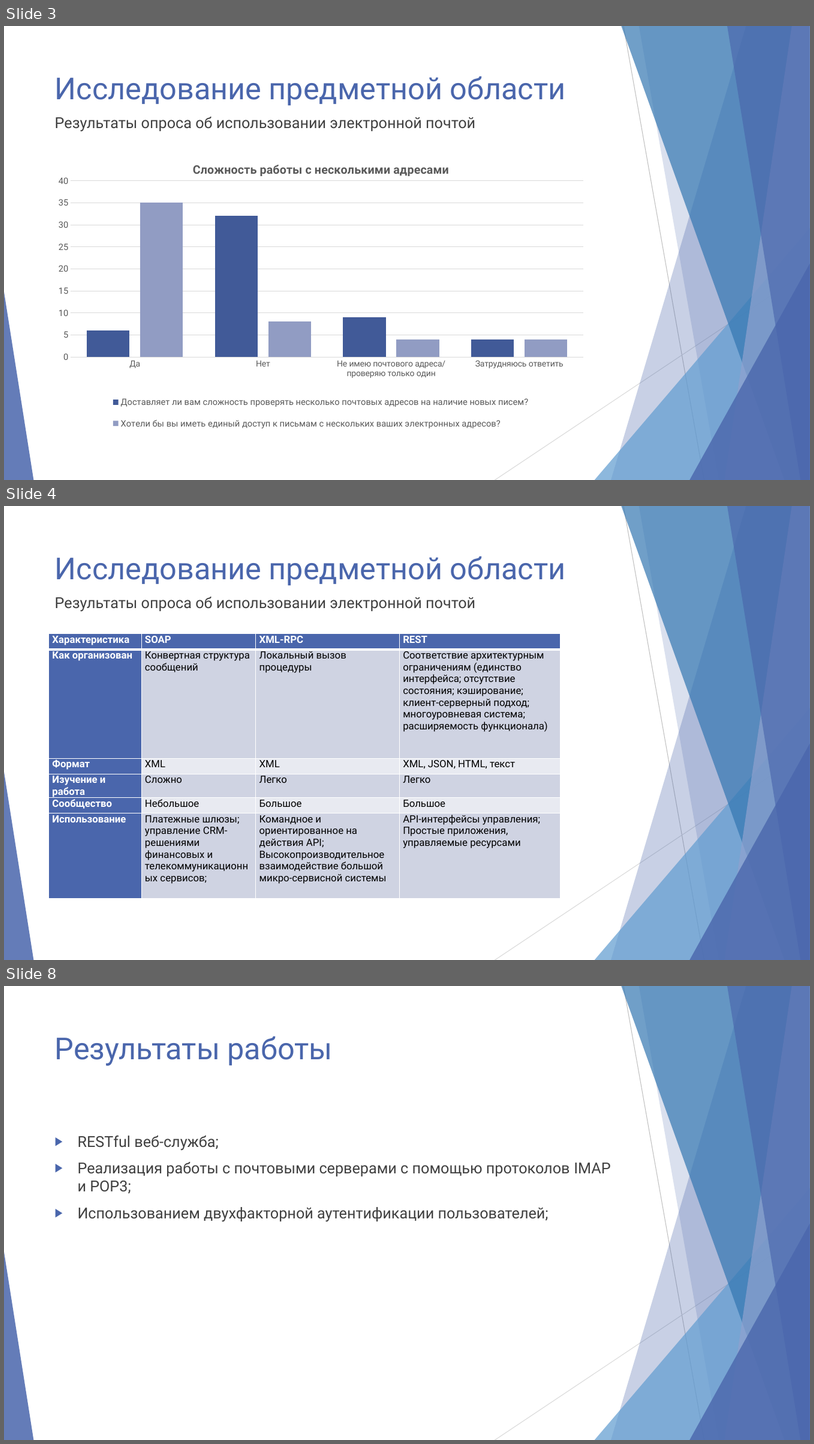
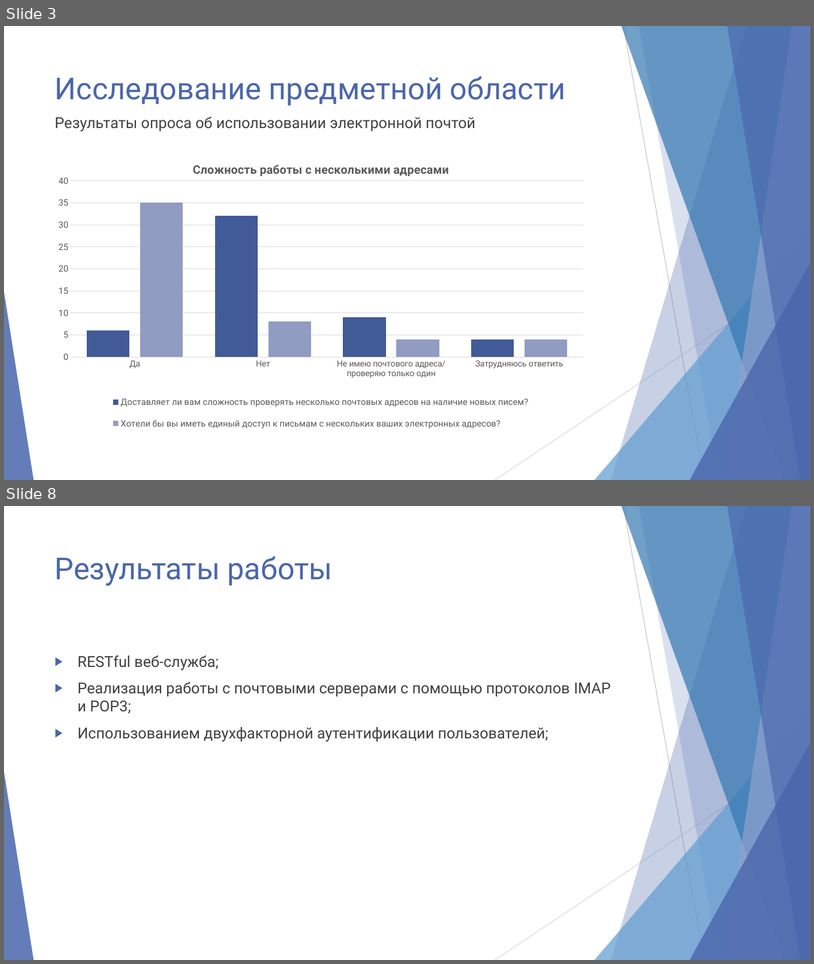
Before and after one commit to mJaJksJ/VCR, a slide deck: Конференция/Презентация.pptx. Shown one above the other, each under a label of ours: slides 3, 4 and 8 before the commit, slides 3 and 8 after it; the slides between them are not shown. The pictures are 814x1444 and 814x964 pixels, drawn with LibreOffice and Linux fonts; fonts in the diff are those of the drawing. Boxes give left, top, right and bottom in pixels: in the first picture for what was removed or moved away, otherwise in the second. Text is boxed around its words. In the diff, an @@ line names an element or a change of style, - is before the commit and + after.

```diff
--- a/Конференция/Презентация.pptx
+++ b/Конференция/Презентация.pptx
@@ slide 4 removed at [4, 506, 810, 960], background #FFFFFF; not listed: 10 template elements that a slide beside it also shows @@
@@ title removed at [55, 556, 566, 586] @@
-Исследование предметной области
@@ text removed at [55, 597, 476, 612] @@
-Результаты опроса об использовании электронной почтой
@@ table removed at [49, 634, 561, 899], 6 rows, 4 columns @@
-Характеристика | SOAP | XML-RPC | REST
-Как организован | Конвертная структура сообщений | Локальный вызов процедуры | Соответствие архитектурным ограничениям (единство интерфейса; отсутствие состояния; кэширование; клиент-серверный подход; многоуровневая система; расширяемость функционала)
-Формат | XML | XML | XML, JSON, HTML, текст
-Изучение и работа | Сложно | Легко | Легко
-Сообщество | Небольшое | Большое | Большое
-Использование | Платежные шлюзы; управление CRM-решениями финансовых и телекоммуникационных сервисов; | Командное и ориентированное на действия API; Высокопроизводительное взаимодействие большой микро-сервисной системы | API-интерфейсы управления; / Простые приложения, управляемые ресурсами
```
Also in this commit, not shown: 3 slides changed, 1 slide added.
